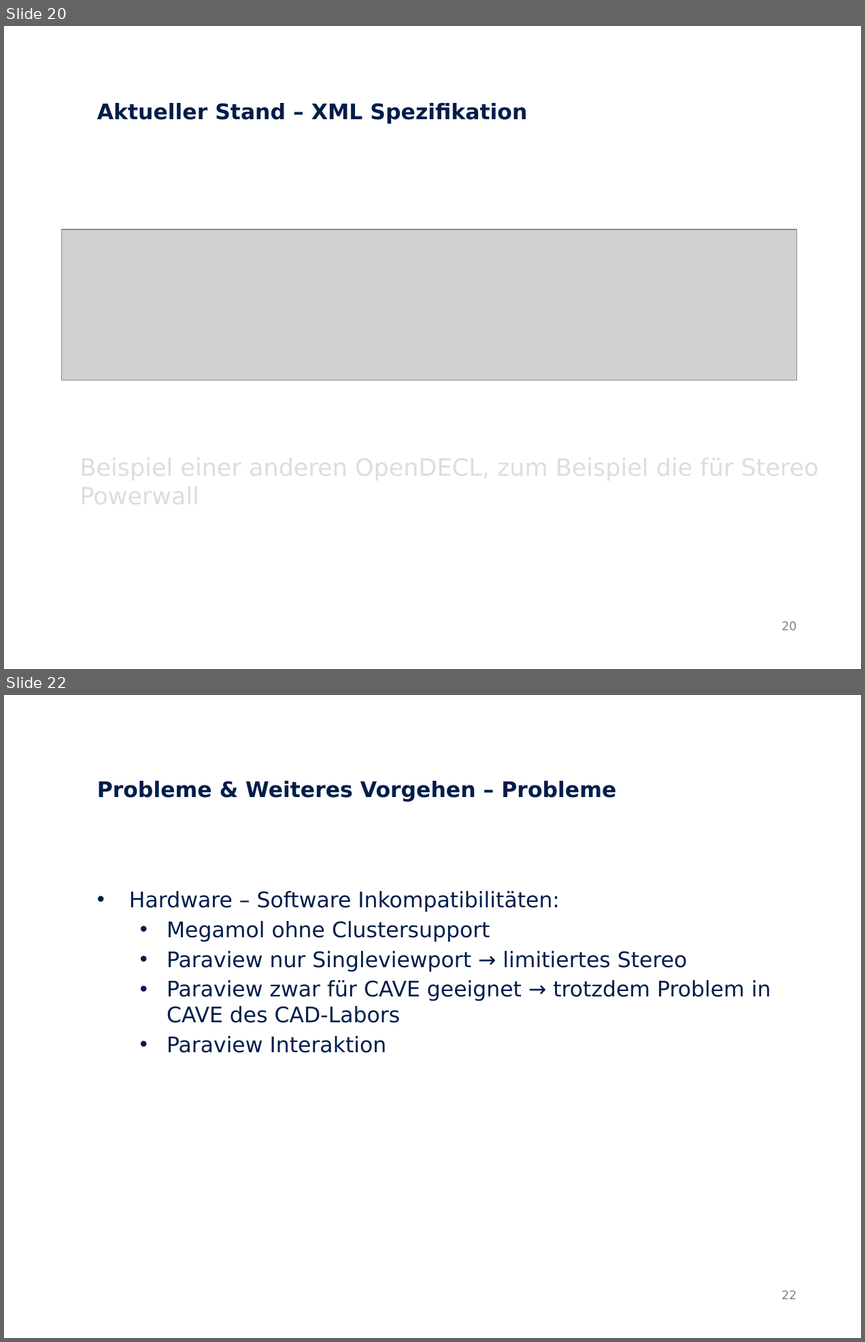
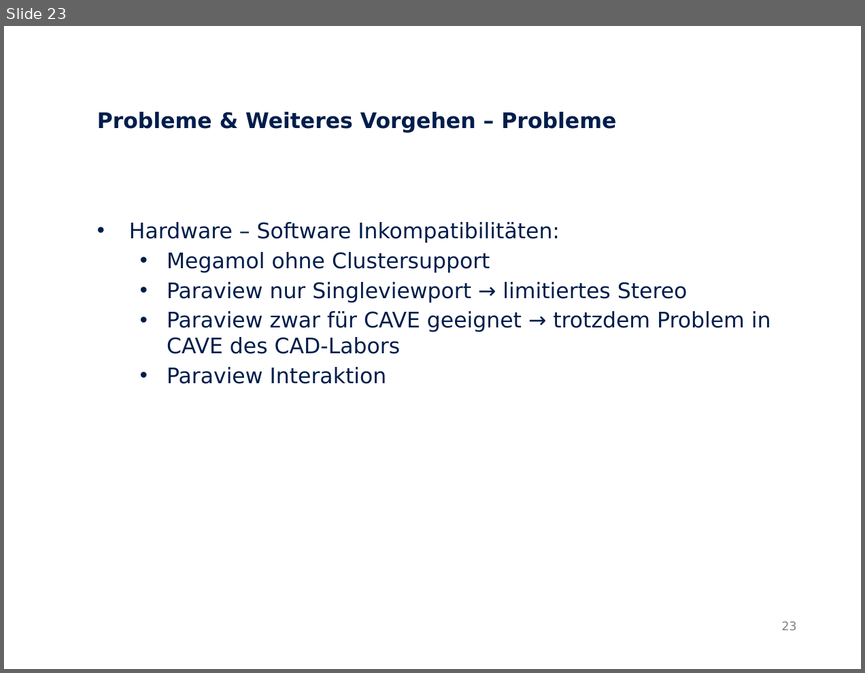
Before and after one commit to Neox-1990/OpenDECL-Diplom, a slide deck: Präsentationen/Zwischenpräsentation/Zwischenpräsentation.odp. Shown one above the other, each under a label of ours: slides 20 and 22 before the commit, slide 23 after it; the slides between them are not shown. The pictures are 865x1342 and 865x673 pixels, drawn with LibreOffice and Linux fonts; fonts in the diff are those of the drawing; grey boxes stand for pictures. Boxes give left, top, right and bottom in pixels: in the first picture for what was removed or moved away, otherwise in the second. Text is boxed around its words. In the diff, an @@ line names an element or a change of style, - is before the commit and + after.

```diff
--- a/Präsentationen/Zwischenpräsentation/Zwischenpräsentation.odp
+++ b/Präsentationen/Zwischenpräsentation/Zwischenpräsentation.odp
@@ slide 20 removed at (x1=4, y1=26, x2=861, y2=669), background #FFFFFF @@
@@ text removed at (x1=97, y1=103, x2=527, y2=124) @@
-Aktueller Stand – XML Spezifikation
@@ picture removed at (x1=61, y1=229, x2=797, y2=380) @@
@@ page number removed at (x1=781, y1=621, x2=796, y2=630) @@
-20
@@ what was slide 22 is now slide 23 @@
@@ page number at (x1=781, y1=621, x2=796, y2=630): text changed @@
-22
+23
```
Also in this commit, not shown: 13 slides changed, 2 slides added, 10 other files.
